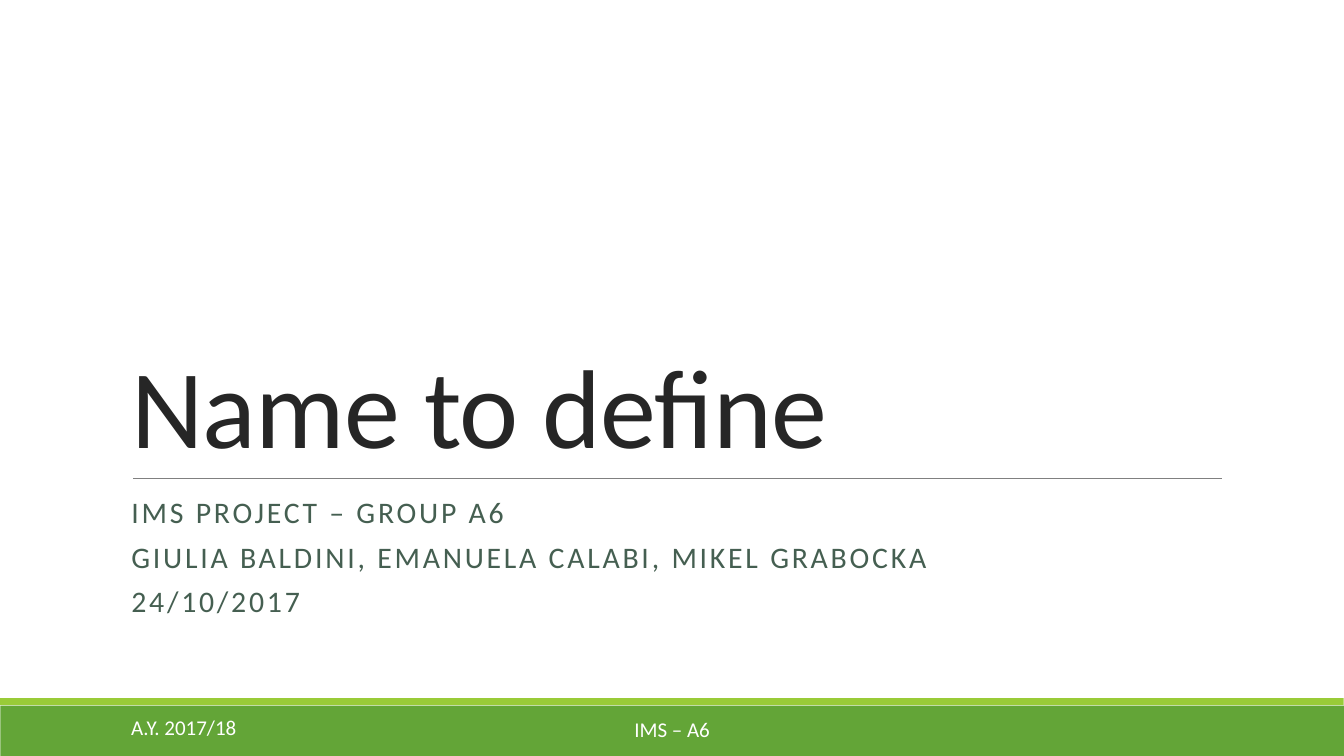
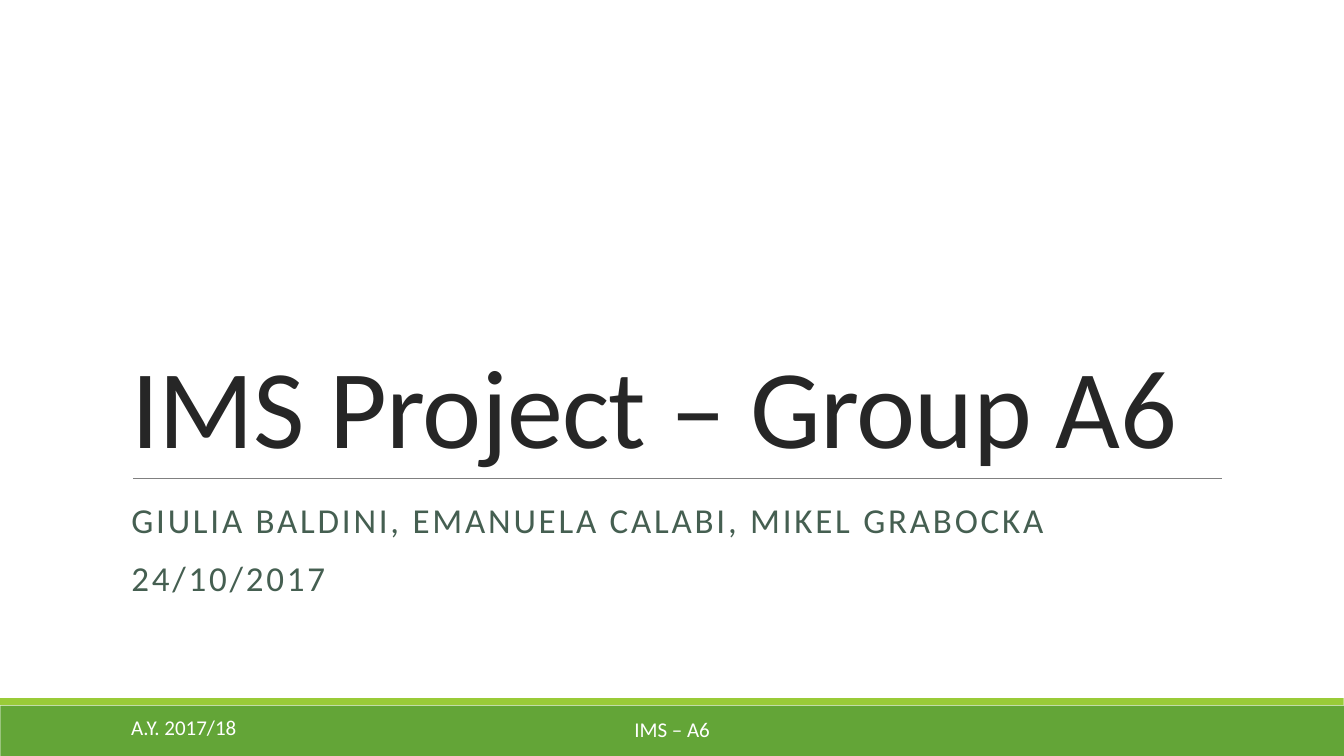
Before and after one commit to egcmi/IMS_project, a slide deck: slide 1 of Presentation1.pptx. Drawn at 1344x756 pixels with LibreOffice and Linux fonts; fonts in the diff are those of the drawing. Boxes give left, top, right and bottom in pixels: in the first picture for what was removed or moved away, otherwise in the second. Text is boxed around its words. In the diff, an @@ line names an element or a change of style, - is before the commit and + after.

```diff
--- a/Presentation1.pptx
+++ b/Presentation1.pptx
@@ title at bbox=[131, 371, 1177, 468]: text changed @@
-Name to define
+IMS Project – Group A6
@@ subtitle "GIULIA BALDINI, EMANUELA CALABI, MIKEL ..." at bbox=[131, 510, 1043, 593]: size 21.2 to 25 pt; line spacing 0.7 to 0.9 @@
@@ subtitle at bbox=[131, 503, 504, 523]: paragraph removed @@
-IMS PROJECT – GROUP A6
```
Also in this commit, not shown: 2 other slides changed.
